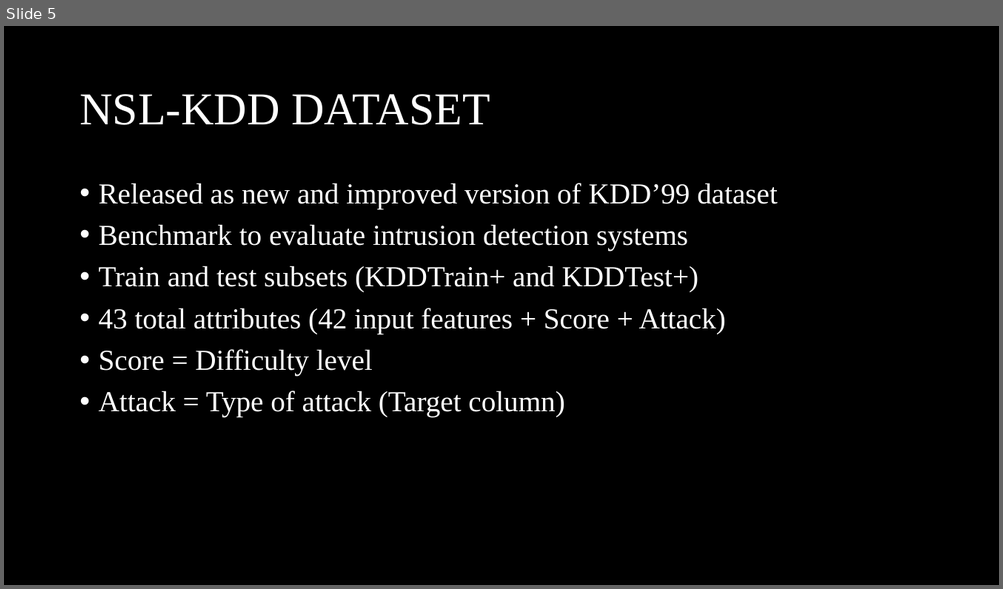
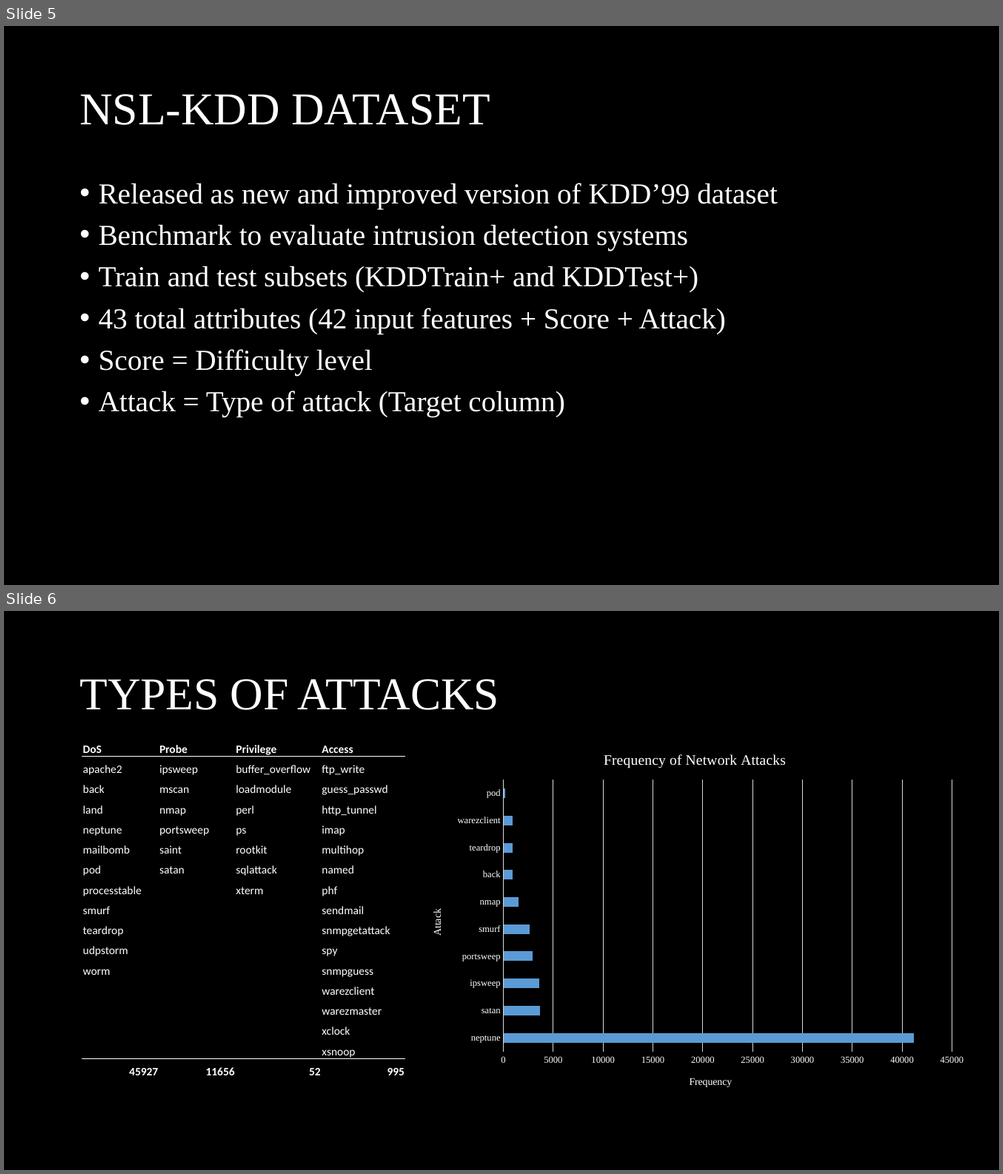
Before and after one commit to rojinadeuja/NSL-KDD-Network-Security, a slide deck: NSL_KDD_Network_Security_Analysis.pptx. Shown one above the other, each under a label of ours: slide 5 before the commit, slides 5 and 6 after it. The pictures are 1003x589 and 1003x1174 pixels, drawn with LibreOffice and Linux fonts; fonts in the diff are those of the drawing. Boxes give left, top, right and bottom in pixels: in the first picture for what was removed or moved away, otherwise in the second. Text is boxed around its words. In the diff, an @@ line names an element or a change of style, - is before the commit and + after.

Commit message:
Types of attacks

```diff
--- a/NSL_KDD_Network_Security_Analysis.pptx
+++ b/NSL_KDD_Network_Security_Analysis.pptx
@@ slide 6 added at bbox=[4, 611, 999, 1170], background #000000 @@
@@ title added at bbox=[79, 679, 499, 710], 44 pt, text #FFFFFF @@
+TYPES OF ATTACKS
@@ table added at bbox=[82, 736, 405, 1079], 17 rows, 4 columns @@
+DoS | Probe | Privilege | Access
+apache2 | ipsweep | buffer_overflow | ftp_write
+back | mscan | loadmodule | guess_passwd
+land | nmap | perl | http_tunnel
+neptune | portsweep | ps | imap
+mailbomb | saint | rootkit | multihop
+pod | satan | sqlattack | named
+processtable |  | xterm | phf
+smurf |  |  | sendmail
+teardrop |  |  | snmpgetattack
+udpstorm |  |  | spy
+worm |  |  | snmpguess
+ |  |  | warezclient
+ |  |  | warezmaster
+ |  |  | xclock
+ |  |  | xsnoop
+45927 | 11656 | 52 | 995
@@ bar chart added at bbox=[415, 736, 975, 1103] @@
+title "Frequency of Network Attacks "
+categories: neptune, satan, ipsweep, portsweep, smurf, nmap, back, teardrop, warezclient, pod
+Series 1: 41000, 4000, 4000, 3000, 3000, 1000, 1000, 1000, 1000, 0
```
